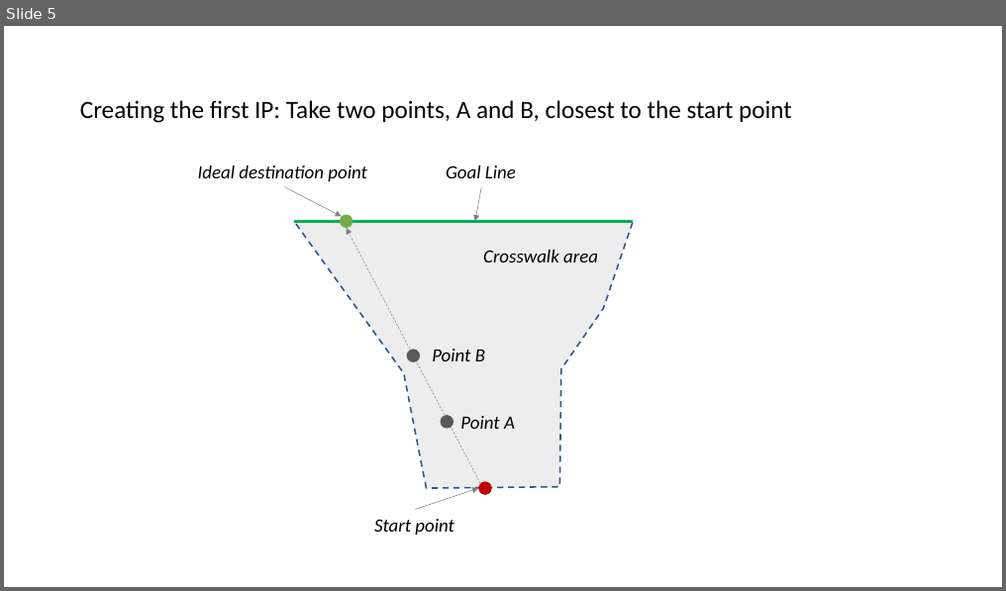
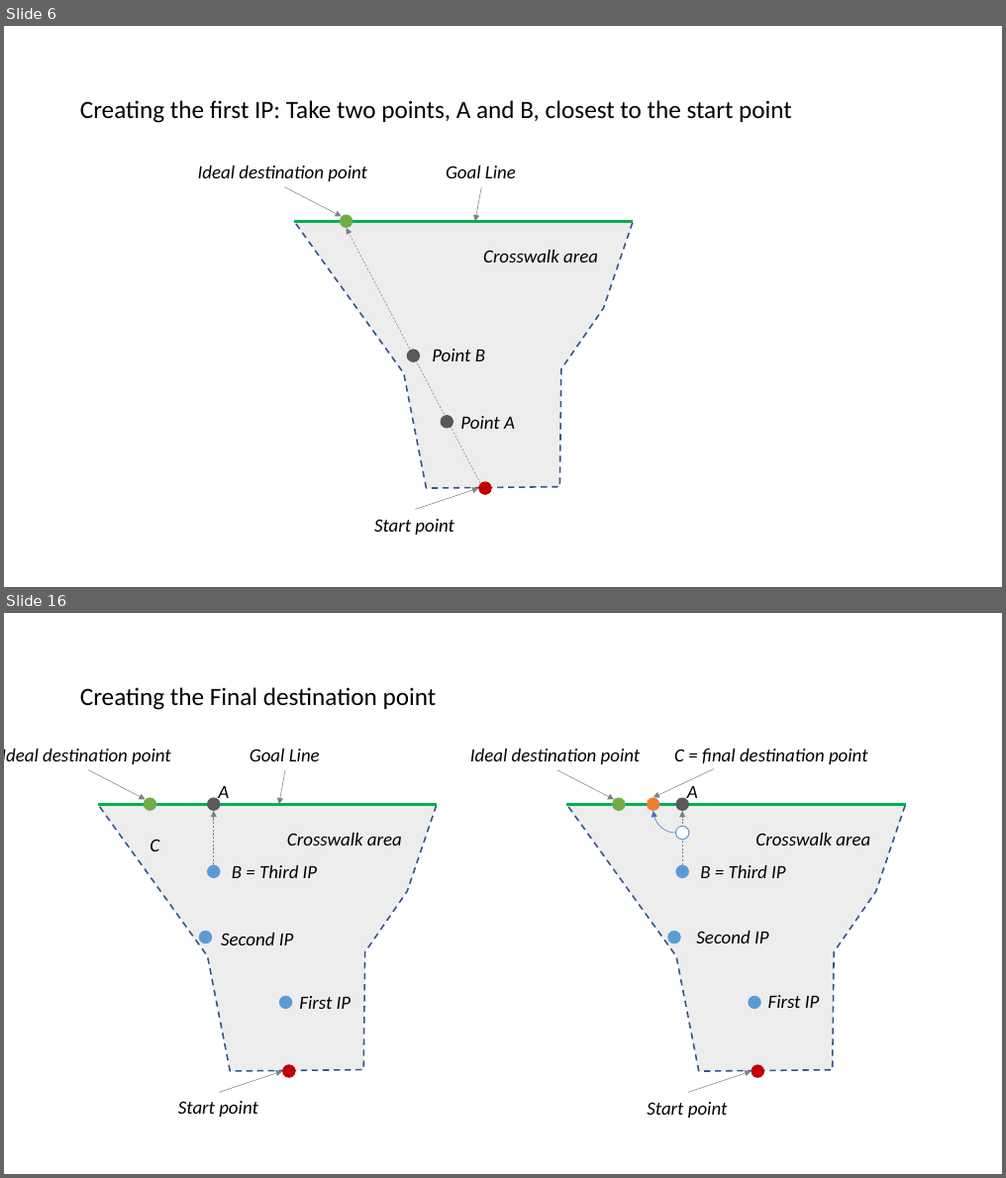
Before and after one commit to adhocmaster/carla-jaywalker-experiments, a slide deck: docs/Soft-Trajectory-Generation.pptx. Shown one above the other, each under a label of ours: slide 5 before the commit, slides 6 and 16 after it; the slides between them are not shown. The pictures are 1006x591 and 1006x1178 pixels, drawn with LibreOffice and Linux fonts; fonts in the diff are those of the drawing. Boxes give left, top, right and bottom in pixels: in the first picture for what was removed or moved away, otherwise in the second. Text is boxed around its words. In the diff, an @@ line names an element or a change of style, - is before the commit and + after.

```diff
--- a/docs/Soft-Trajectory-Generation.pptx
+++ b/docs/Soft-Trajectory-Generation.pptx
@@ slide 16 added at box(4, 613, 1002, 1174), background #FFFFFF @@
@@ title added at box(80, 687, 437, 710), 24 pt, text #000000 @@
+Creating the Final destination point
@@ text added at box(674, 749, 868, 764), 18 pt, text #000000, italic @@
+C = final destination point
@@ text added at box(218, 786, 229, 804), 18 pt, text #000000, italic @@
+A
@@ text added at box(687, 786, 698, 804), 18 pt, text #000000, italic @@
+A
@@ ellipse added at box(207, 798, 221, 811), fill #595959 @@
@@ arrow added from (214, 865) to (214, 811), #808080 0.5 pt dashed @@
@@ ellipse added at box(647, 798, 659, 811), fill #ED7D31 @@
@@ curved arrow added from (675, 833) to (653, 811), #4472C4 0.5 pt @@
@@ ellipse added at box(675, 798, 689, 811), fill #595959 @@
@@ arrow added from (682, 865) to (682, 811), #808080 0.5 pt dashed @@
@@ text added at box(150, 839, 159, 852), 18 pt, text #000000, italic @@
+C
@@ ellipse added at box(675, 827, 689, 840), fill #FFFFFF, outline #5B9BD5 1 pt @@
@@ ellipse added at box(207, 865, 221, 878), fill #5B9BD5 @@
@@ text added at box(232, 865, 317, 878), 18 pt, text #000000, italic @@
+B = Third IP
@@ ellipse added at box(675, 865, 689, 878), fill #5B9BD5 @@
@@ text added at box(700, 865, 785, 878), 18 pt, text #000000, italic @@
+B = Third IP
@@ ellipse added at box(199, 931, 212, 944), fill #5B9BD5 @@
@@ text added at box(221, 933, 293, 946), 18 pt, text #000000, italic @@
+Second IP
@@ ellipse added at box(668, 931, 681, 945), fill #5B9BD5 @@
@@ text added at box(696, 931, 768, 944), 18 pt, text #000000, italic @@
+Second IP
@@ group added at box(4, 749, 437, 1117): 5 texts, 3 ellipses, 3 arrows, 1 freeform shape, 1 line @@
+Start point
+Crosswalk area
+Goal Line
+Ideal destination point
+First IP
@@ group added at box(470, 749, 906, 1118): 4 texts, 3 ellipses, 3 arrows, 1 freeform shape, 1 line @@
+Start point
+Crosswalk area
+Ideal destination point
+First IP
@@ what was slide 5 is now slide 6 @@
```
Also in this commit, not shown: 10 slides changed, 2 other slides added.
